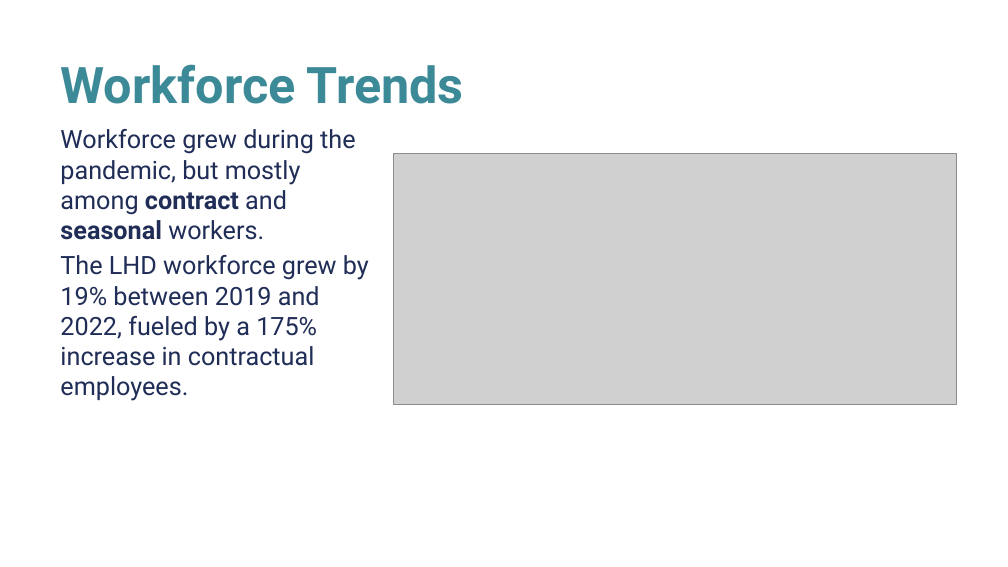
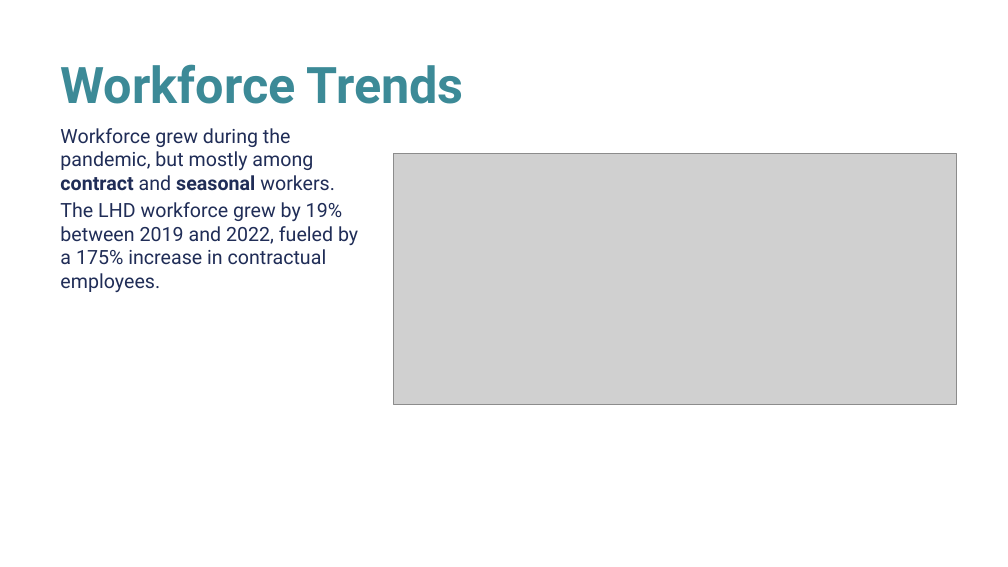
Before and after one commit to NACCHO-profile/nacchoProfile, a slide deck: slide 2 of inst/app/www/Profile2022KeyFindings.pptx. Drawn at 1008x567 pixels with LibreOffice and Linux fonts; fonts in the diff are those of the drawing; grey boxes stand for pictures; background and template pictures are left out. Boxes give left, top, right and bottom in pixels: in the first picture for what was removed or moved away, otherwise in the second. Text is boxed around its words. In the diff, an @@ line names an element or a change of style, - is before the commit and + after.

```diff
--- a/inst/app/www/Profile2022KeyFindings.pptx
+++ b/inst/app/www/Profile2022KeyFindings.pptx
@@ text "Workforce grew during the pandemic, ..." at (x1=60, y1=128, x2=358, y2=292): size 18 to 14 pt @@
```
Also in this commit, not shown: 7 other slides changed, 37 other files.
